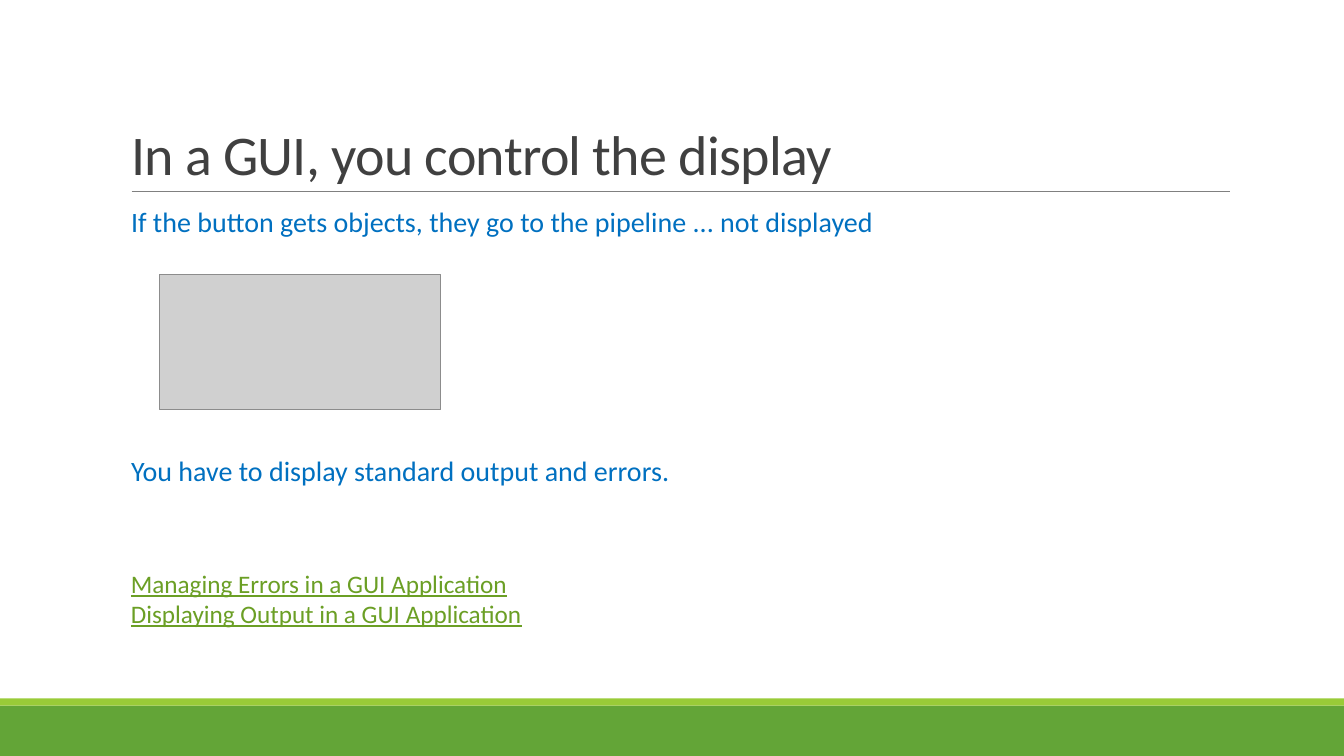
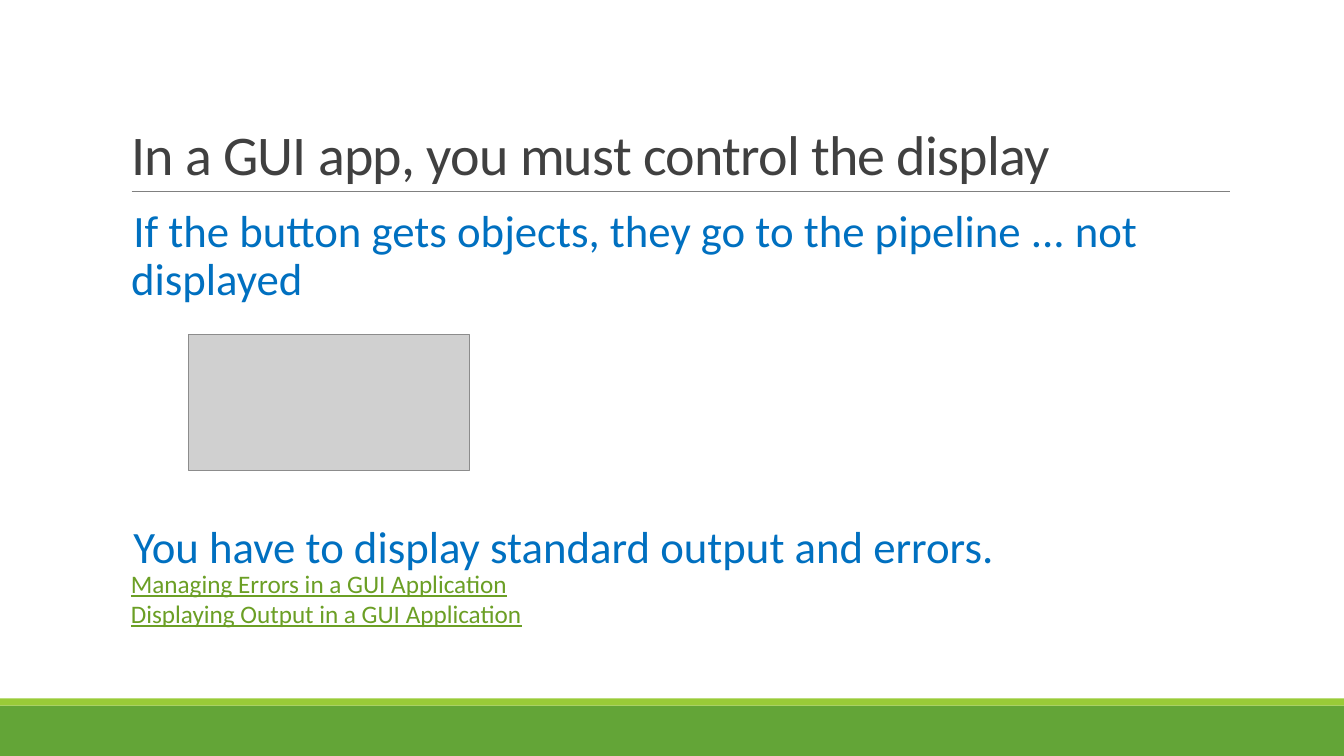
Before and after one commit to juneb/ThinkingInEvents, a slide deck: slide 7 of ThinkingInEvents-UserGroupTalk.pptx. Drawn at 1344x756 pixels with LibreOffice and Linux fonts; fonts in the diff are those of the drawing; grey boxes stand for pictures. Boxes give left, top, right and bottom in pixels: in the first picture for what was removed or moved away, otherwise in the second. Text is boxed around its words. In the diff, an @@ line names an element or a change of style, - is before the commit and + after.

```diff
--- a/ThinkingInEvents-UserGroupTalk.pptx
+++ b/ThinkingInEvents-UserGroupTalk.pptx
@@ title at <box>131,136,1050,184</box>: text changed @@
-In a GUI, you control the display
+In a GUI app, you must control the display
@@ text "If the button gets objects, ..." at <box>131,216,1137,571</box>: size 20 to 32 pt @@
@@ picture: place and size @@
-picture at <box>159,274,441,409</box>
+picture at <box>189,335,470,470</box>
```
Also in this commit, not shown: 6 other slides changed, 1 slide added, 6 slides removed.
